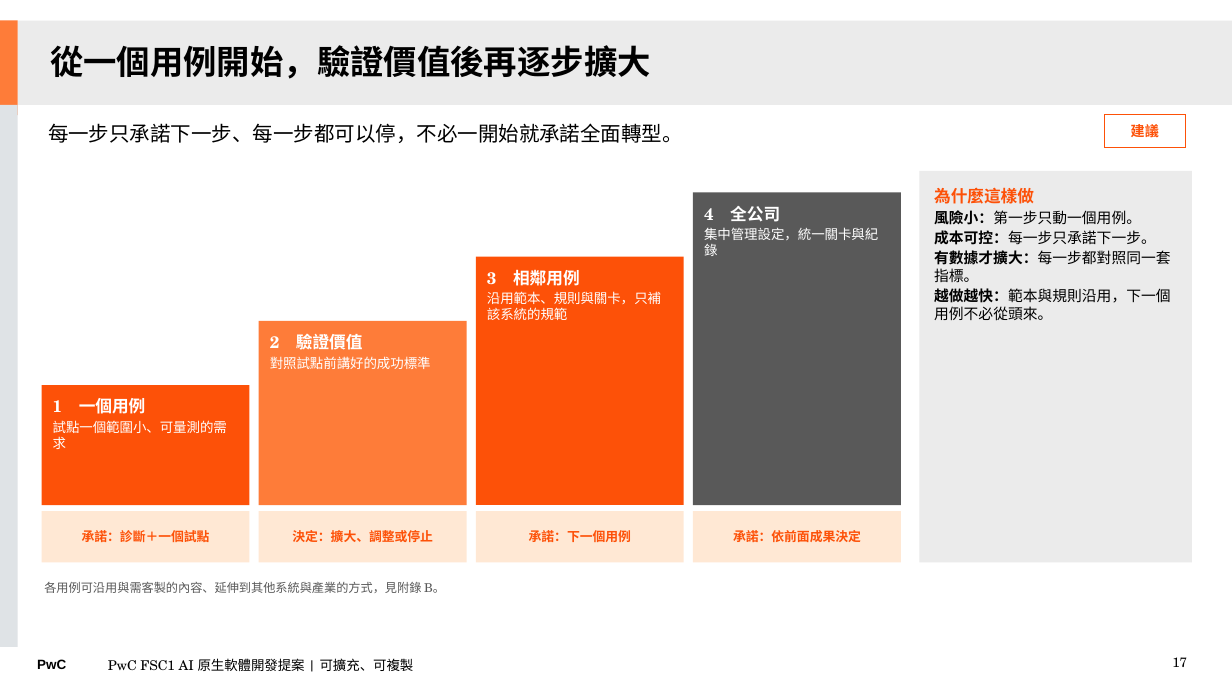
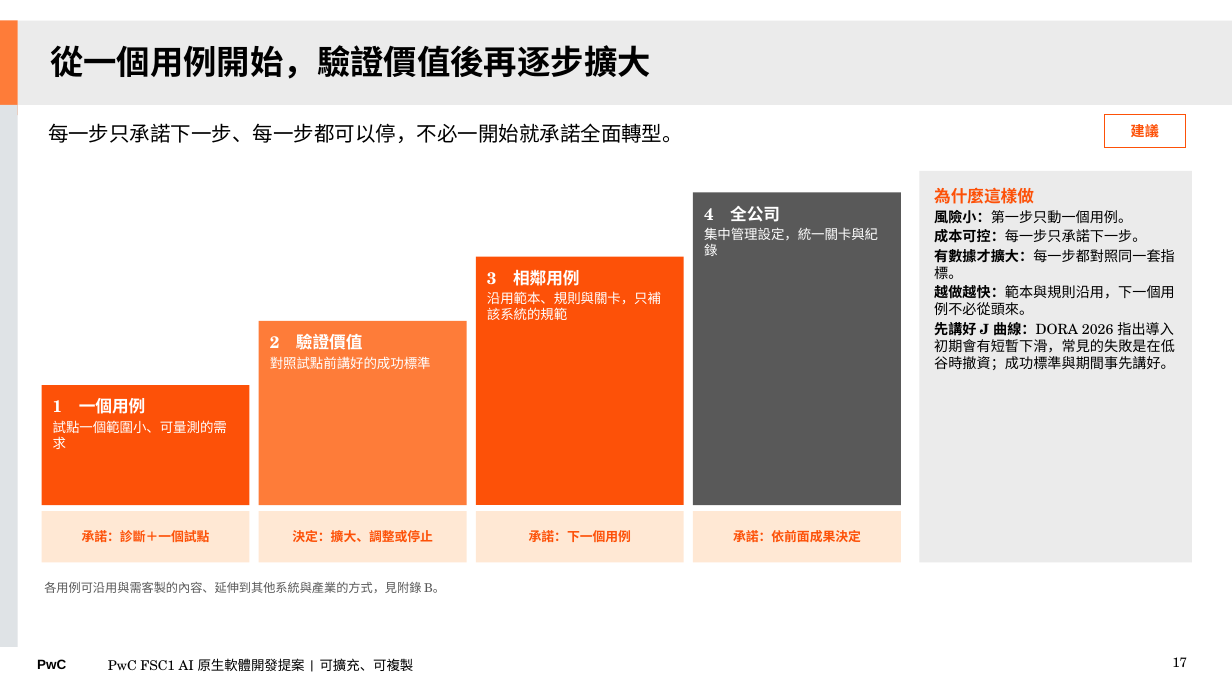
Before and after one commit to Robshao/PwC_FSC1, a slide deck: slide 17 of research/ai-native-sdlc/AI原生軟體開發_合夥人提案簡報_客戶版.pptx. Drawn at 1232x693 pixels with LibreOffice and Linux fonts; fonts in the diff are those of the drawing. Boxes give left, top, right and bottom in pixels: in the first picture for what was removed or moved away, otherwise in the second. Text is boxed around its words. In the diff, an @@ line names an element or a change of style, - is before the commit and + after.

```diff
--- a/research/ai-native-sdlc/AI原生軟體開發_合夥人提案簡報_客戶版.pptx
+++ b/research/ai-native-sdlc/AI原生軟體開發_合夥人提案簡報_客戶版.pptx
@@ text in rectangle at [934,210,1175,315]: size 11.5 to 11 pt in "風險小：第一步只動一個用例。", "成本可控：每一步只承諾下一步。", "有數據才擴大：每一步都對照同一套指標。", "越做越快：範本與規則沿用，下一個用例不必從頭來。" @@
@@ text in rectangle at [934,322,1175,370]: paragraph added @@
+先講好 J 曲線：DORA 2026 指出導入初期會有短暫下滑，常見的失敗是在低谷時撤資；成功標準與期間事先講好。
```
Also in this commit, not shown: 4 other slides changed, 5 other files.
